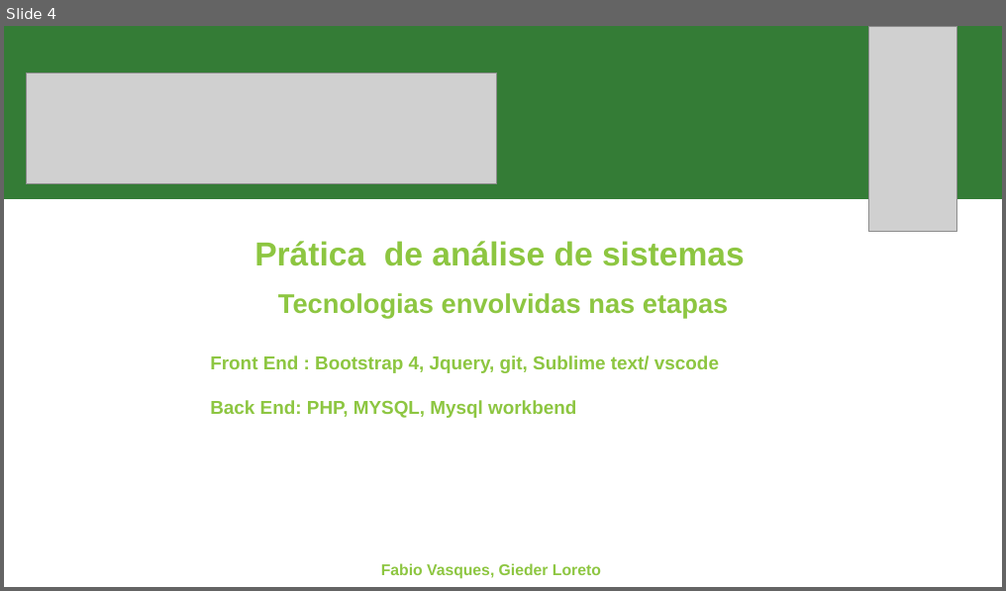
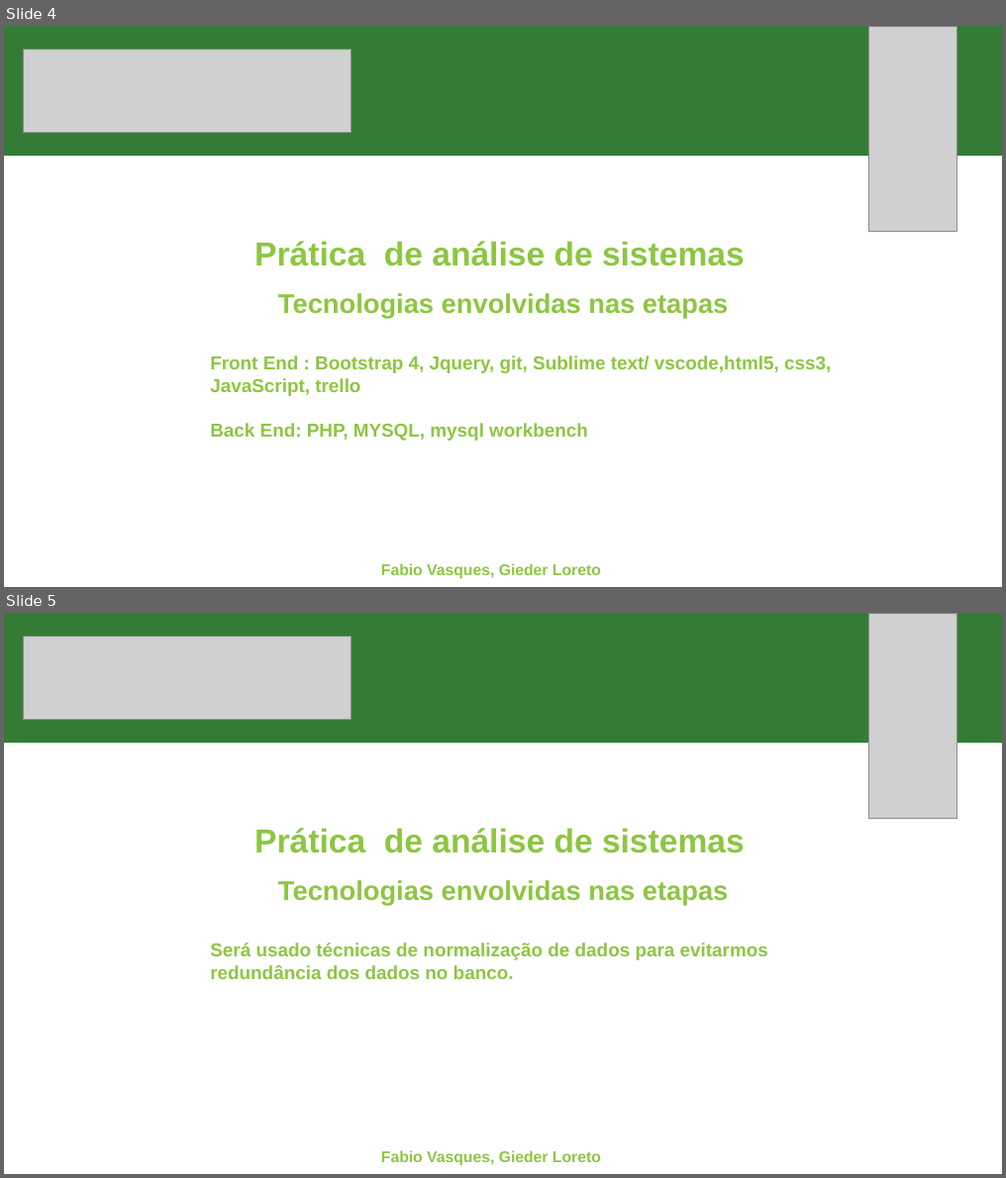
Before and after one commit to fabioportovasques/projeto-sus, a slide deck: primeira entrega.pptx. Shown one above the other, each under a label of ours: slide 4 before the commit, slides 4 and 5 after it. The pictures are 1006x591 and 1006x1178 pixels, drawn with LibreOffice and Linux fonts; fonts in the diff are those of the drawing; grey boxes stand for pictures. Boxes give left, top, right and bottom in pixels: in the first picture for what was removed or moved away, otherwise in the second. Text is boxed around its words. In the diff, an @@ line names an element or a change of style, - is before the commit and + after.

```diff
--- a/primeira entrega.pptx
+++ b/primeira entrega.pptx
@@ slide 5 added at <box>4,613,1002,1174</box>, background #FFFFFF @@
@@ rectangle added at <box>4,613,1002,744</box>, fill #347C36 @@
@@ picture added at <box>24,636,351,719</box> @@
@@ picture added at <box>868,613,957,818</box> @@
@@ text added at <box>254,828,745,854</box>, 32 pt, text #8DC641, bold @@
+Prática de análise de sistemas
@@ text added at <box>278,880,728,905</box>, 26 pt, text #8DC641, bold @@
+Tecnologias envolvidas nas etapas
@@ text added at <box>210,943,768,979</box>, 18 pt, text #8DC641, bold @@
+Será usado técnicas de normalização de dados para evitarmos redundância dos dados no banco.
@@ text added at <box>381,1151,601,1166</box>, 15 pt, text #8DC641, bold @@
+Fabio Vasques, Gieder Loreto
@@ slide 4 changed as well @@
@@ rectangle: place and size @@
-rectangle at <box>4,26,1002,199</box>
+rectangle at <box>4,26,1002,157</box>
@@ picture added at <box>24,49,351,132</box> @@
@@ picture removed at <box>26,74,497,184</box> @@
@@ text at <box>210,356,831,441</box>: text changed @@
-Front End : Bootstrap 4, Jquery, git, Sublime text/ vscode
-Back End: PHP, MYSQL, Mysql workbend
+Front End : Bootstrap 4, Jquery, git, Sublime text/ vscode,html5, css3, JavaScript, trello
+Back End: PHP, MYSQL, mysql workbench
```
Also in this commit, not shown: 5 other slides changed, 1 other slide added, 1 other file.
